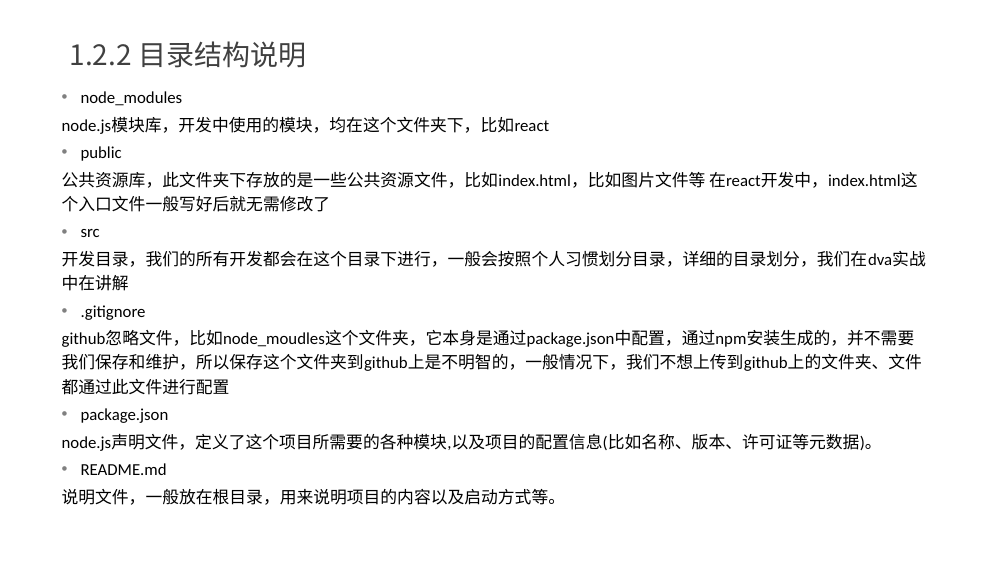
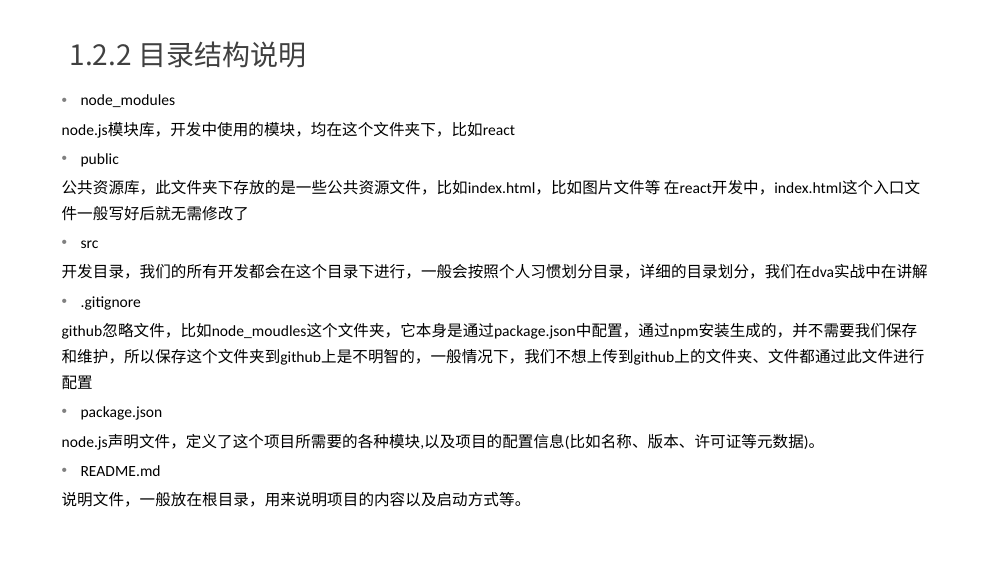
Before and after one commit to yxl2628/reactjs, a slide deck: slide 12 of ppt/01 React基础.pptx. Drawn at 1008x567 pixels with LibreOffice and Linux fonts; fonts in the diff are those of the drawing. Boxes give left, top, right and bottom in pixels: in the first picture for what was removed or moved away, otherwise in the second. Text is boxed around its words. In the diff, an @@ line names an element or a change of style, - is before the commit and + after.

Commit message:
修改ppt

```diff
--- a/ppt/01 React基础.pptx
+++ b/ppt/01 React基础.pptx
@@ text "node_modules" at (62,94,928,507): size 12 to 11.1 pt; line spacing 1.2 to 1.4 @@
```
Also in this commit, not shown: 1 other slide changed, 6 slides added, 1 slide removed, 1 other file.
